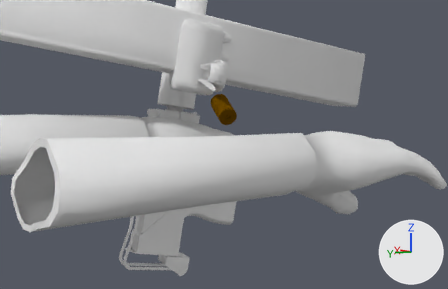
The Blender file Joshua-Boo-Boos DMD Combat Mod/Mac-10 Backup.blend, before and after one commit.
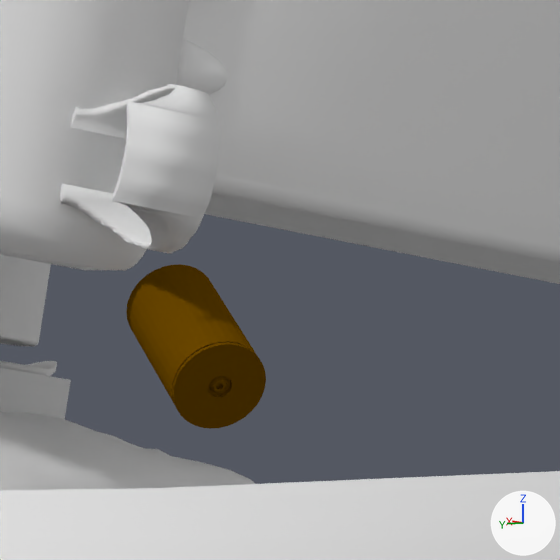
Each version appears first from a camera (50 mm lens) standing at (-6.87, 4.53, -0.04) and looking at (4.79, -3.18, -1.32), and next in a close-up on the part from 42% to 65% of the width and 15% to 52% of the height. Lighting does not change. The marker at lower right points along +X, +Y and +Z.

The older version as bpy lines, for what is in view:
```python
me_circle = bpy.data.meshes.new('Circle')
me_circle.from_pydata(...)  # 644 vertices, 1252 faces; spans x -0.15..0.15, y -0.158..0.158, z -0.102..0.102
me_circle.materials.append(mat_gunmetal)  # its picture is missing
me_circle_001 = bpy.data.meshes.new('Circle.001')
me_circle_001.from_pydata(...)  # 416 vertices, 385 faces; spans x -0.225..0.225, y -0.2..0.2, z -0.125..0.125
me_circle_001.materials.append(mat_brass)  # its picture is missing
me_cube_009 = bpy.data.meshes.new('Cube.009')
me_cube_009.from_pydata(...)  # 64 vertices, 124 faces; spans x -0.384..0.384, y -0.134..0.134, z -0.247..0.247
me_cube_009.polygons.foreach_set('use_smooth', [True] * 124)
me_cube_009.materials.append(mat_gunmetal)  # its picture is missing
ob_bolt = bpy.data.objects.new('Bolt', me_cube_009)
ob_bolt.location = (5.34, -2.802, 0.629)
ob_bolt.rotation_euler = (-0.339, -1.369, -1.284)  # degrees (-19, -78, -74)
ob_bolt.scale = (2.1, 2.1, 2.1)
ob_bullet = bpy.data.objects.new('Bullet', me_circle_001)
ob_bullet.location = (4.855, -3.21, -0.531)
ob_bullet.rotation_euler = (-1.129, -1.047, -0.442)  # degrees (-65, -60, -25)
ob_bullet.scale = (1.81, 1.81, 1.81)
ob_charging_handle = bpy.data.objects.new('Charging Handle', me_circle)
ob_charging_handle.location = (4.827, -2.909, 0.242)
ob_charging_handle.rotation_euler = (-0.339, -1.369, -1.284)  # degrees (-19, -78, -74)
ob_charging_handle.scale = (2.33, 2.33, 2.33)
# also in view: 'Hands.001' at (3.32, -0.86, -1.47); 'Mac-10' at (7.04, -3.28, -0.33); 'Magazine' at (5.8, -2.89, 0.92)
```
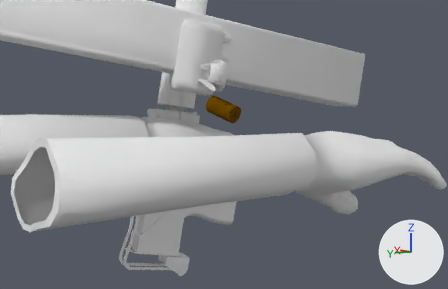
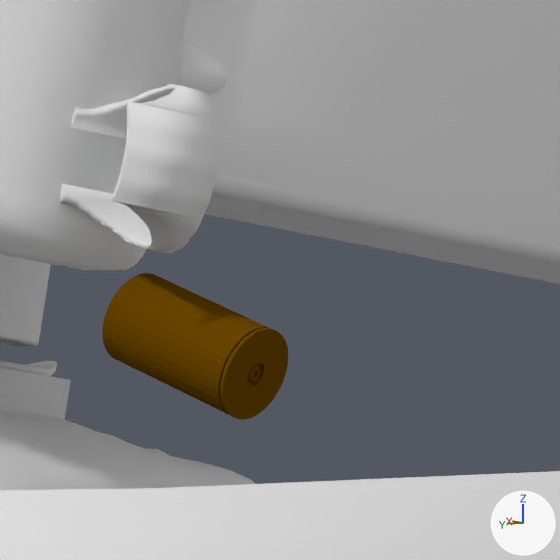
Commit message: I updated the Mac-10.

What changed in the scene script:
```text
Change ob_bullet:
    ob_bullet.rotation_euler: (-1.129, -1.047, -0.442) -> (-0.106, -0.545, -0.319)  # degrees (-65, -60, -25) -> degrees (-6.1, -31, -18)
```

Pixel boxes [x1, y1, x2, y2] of what changed, in the close-ups (560 x 560 px):
'Bullet', turned: before [126, 264, 266, 429]; after [102, 273, 288, 420]
